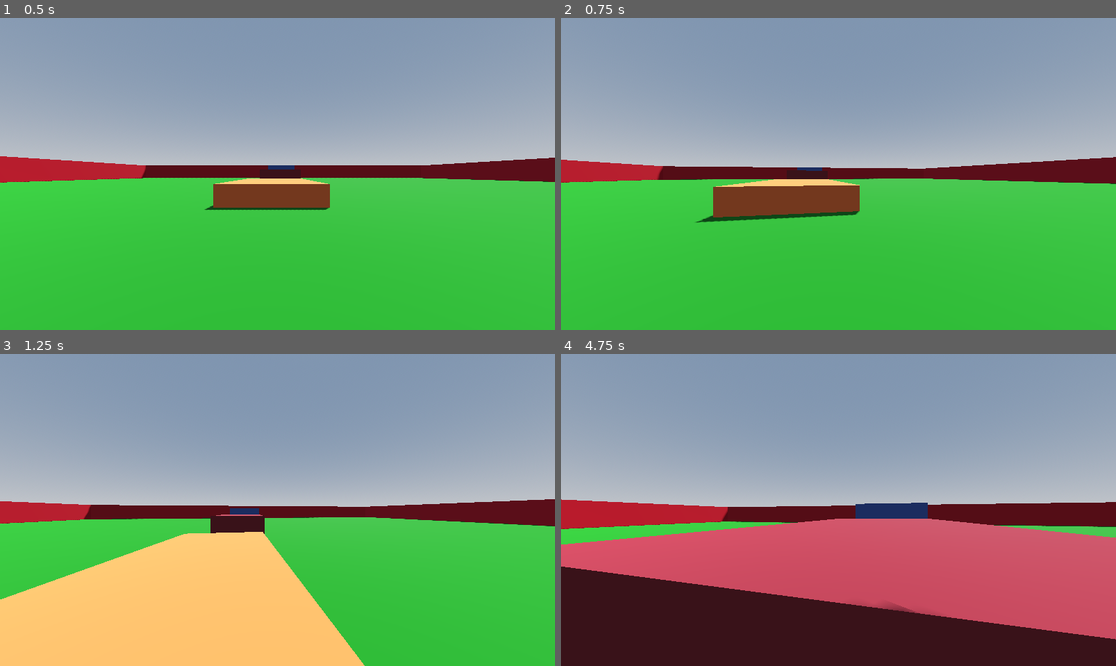
Above: before the commit, frames 1-4 (two rows, left to right).
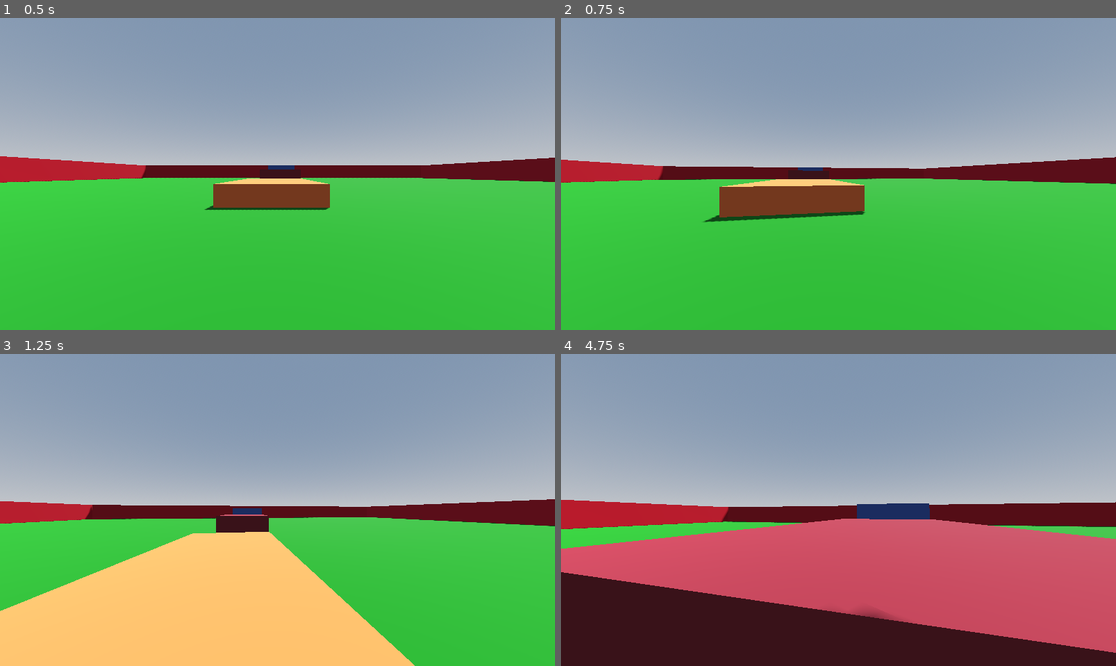
Above: after the commit, the same moments.

Repository: VanixWasTaken/Netrunner
Game: Godot game, scene res://Scenes and Scripts/test_level.tscn
Same seed, same stepped clock (60 frames per second), same inputs: the game is played once before the commit and once after it.
Inputs (mouse positions are in pixels of both pictures, inside the frame that each line leads up to):
- Up to frame 1 (0.5 s): no input
- Up to frame 2 (0.75 s): move the mouse to (866, 174) at 0.52 s; hold W (forward) from 0.53 s (still down)
- Up to frame 3 (1.25 s): keep holding W (forward); tap Space (jump) at 0.77 s
- Up to frame 4 (4.75 s): keep holding W (forward); move the mouse to (810, 510) at 1.27 s; tap Space (jump) at 1.52, 3.02, 3.77, 4.52 s; move the mouse to (849, 503) at 2.02 s; move the mouse to (832, 516) at 2.77 s; move the mouse to (877, 513) at 3.52 s; move the mouse to (794, 506) at 4.27 s

Frame 1 is identical in both runs. In frame 2, 0.3% of the frame differs, in the area x 1-100%, y 44-66%; in frame 3, 3.2%; in frame 4, 3.8%, in the area x 0-100%, y 46-96%.

Commit message:
adjusted side speed

Diff:
--- a/Scenes and Scripts/player.gd
+++ b/Scenes and Scripts/player.gd
@@ -47,7 +47,7 @@
 
 	if is_on_floor():
 		if direction:
-			velocity.x = direction.x * speed
+			velocity.x = direction.x * speed / 2
 			velocity.z = direction.z * speed
 		else:
 			velocity.x = lerp(velocity.x, direction.x * speed, delta * 8.0)
